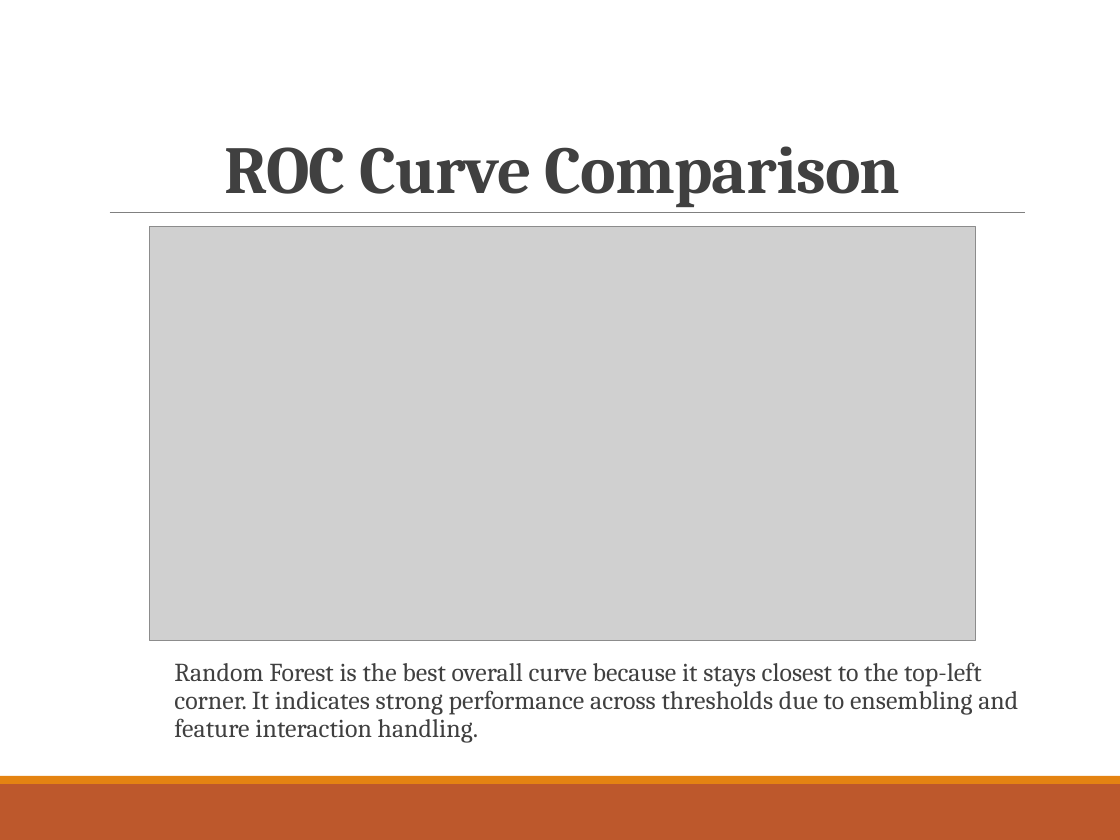
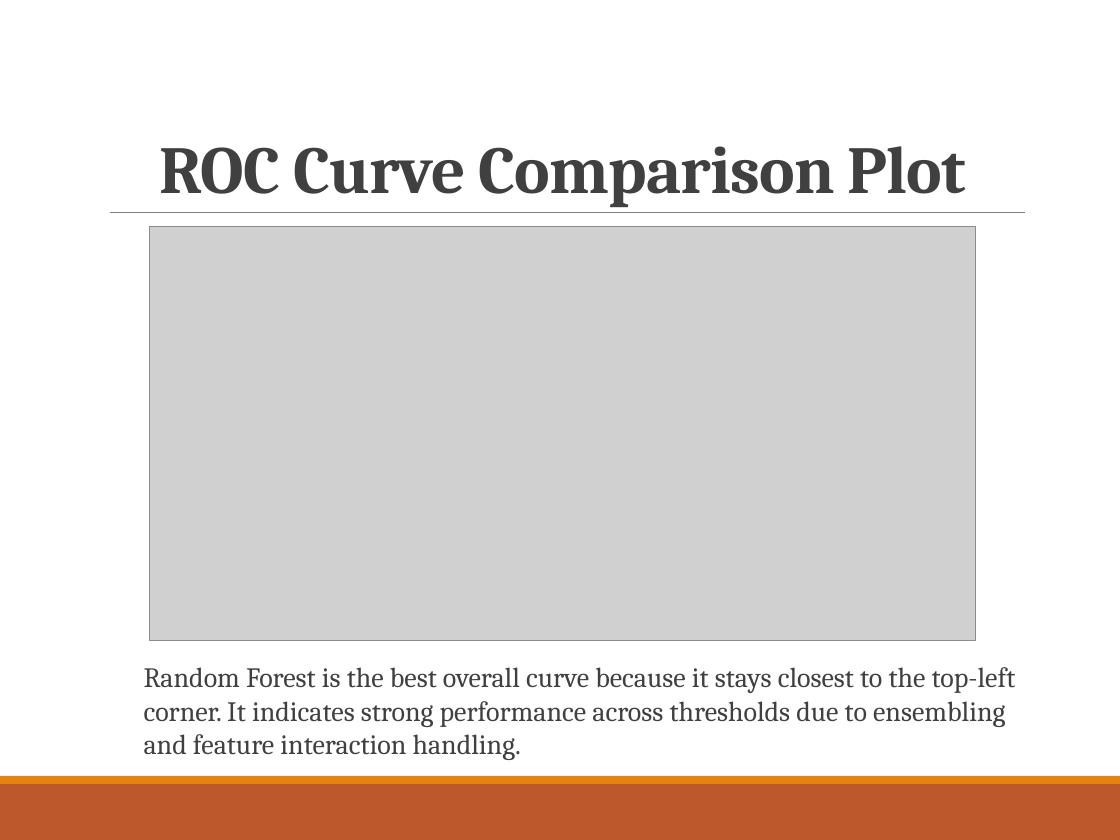
Before and after one commit to tingly-amua/Terry-Stops-Classifier, a slide deck: slide 13 of presentation.pptx (slide 12 before the commit). Drawn at 1120x840 pixels with LibreOffice and Linux fonts; fonts in the diff are those of the drawing; grey boxes stand for pictures. Boxes give left, top, right and bottom in pixels: in the first picture for what was removed or moved away, otherwise in the second. Text is boxed around its words. In the diff, an @@ line names an element or a change of style, - is before the commit and + after.

Commit message:
compare models performance

```diff
--- a/presentation.pptx
+++ b/presentation.pptx
@@ title at bbox=[159, 146, 966, 207]: text changed @@
-ROC Curve Comparison
+ROC Curve Comparison Plot
@@ text "Random Forest is the best ...": place and size @@
-text "Random Forest is the best ..." at bbox=[174, 662, 1018, 743]
+text "Random Forest is the best ..." at bbox=[144, 667, 1016, 760]
@@ text "Random Forest is the best ..." at bbox=[144, 667, 1016, 760]: size 16.6 to 18 pt; line spacing 0.9 to 1 @@
```
Also in this commit, not shown: 2 other slides changed, 1 slide added.
